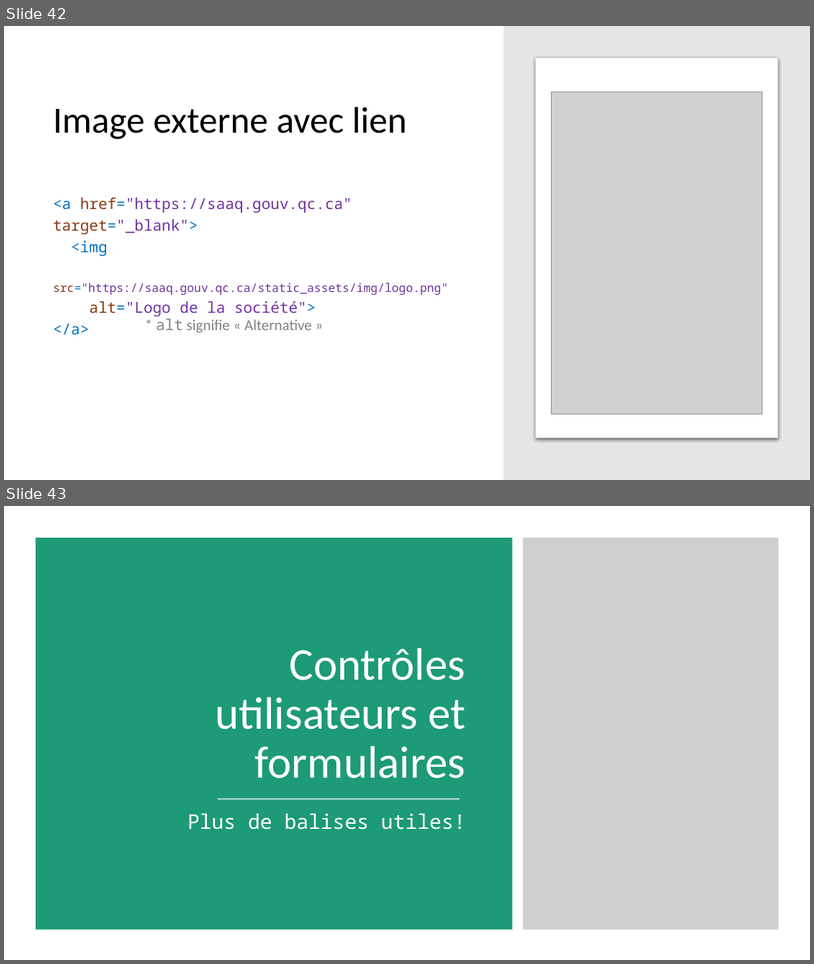
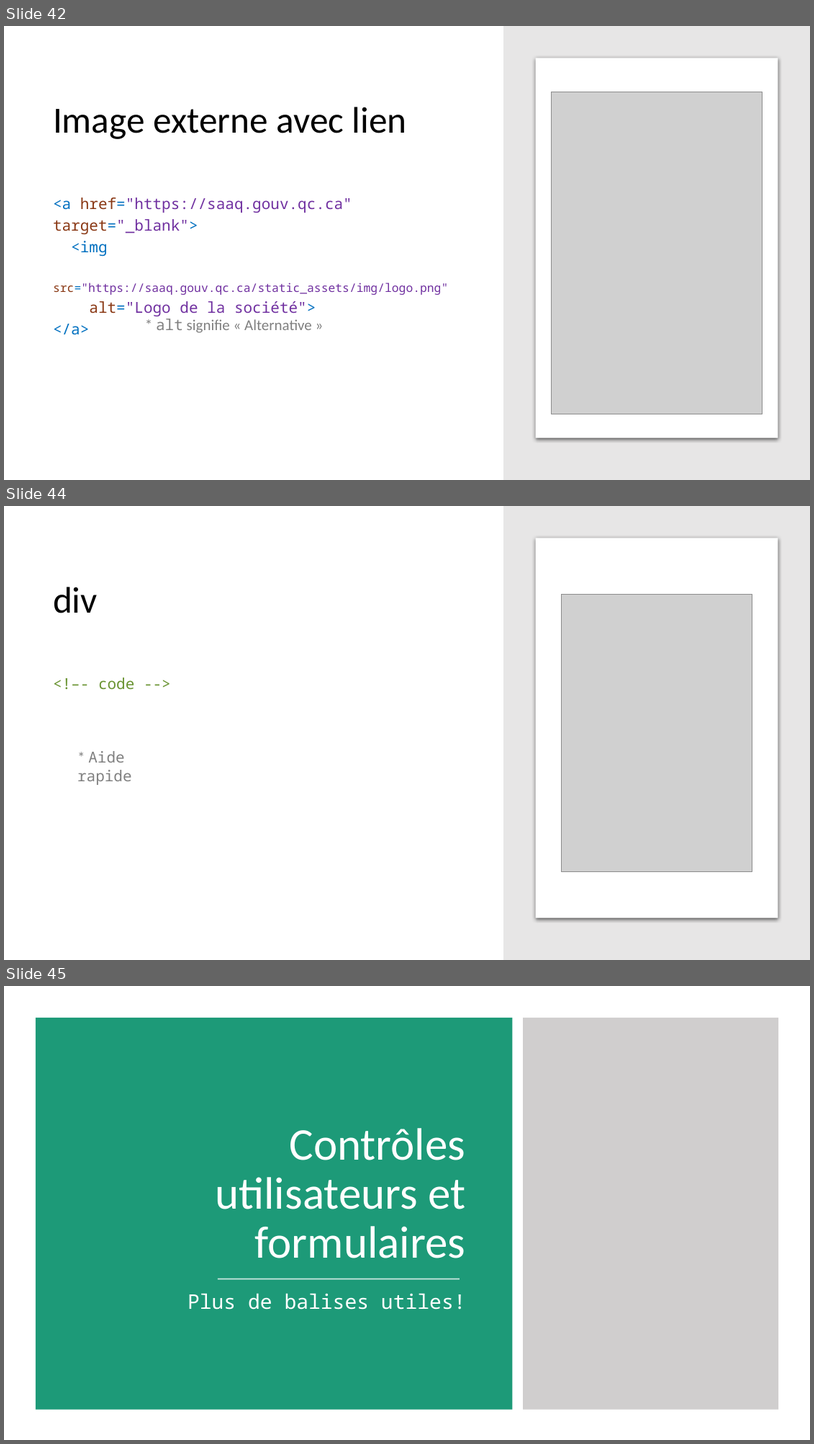
Before and after one commit to fragmatyc/SAAQ, a slide deck: HTML/1. Présentation/Cours HTML - v1.0.pptx. Shown one above the other, each under a label of ours: slides 42 and 43 before the commit, slides 42, 44 and 45 after it; the slides between them are not shown. The pictures are 814x964 and 814x1444 pixels, drawn with LibreOffice and Linux fonts; fonts in the diff are those of the drawing; grey boxes stand for pictures. Boxes give left, top, right and bottom in pixels: in the first picture for what was removed or moved away, otherwise in the second. Text is boxed around its words. In the diff, an @@ line names an element or a change of style, - is before the commit and + after.

```diff
--- a/HTML/1. Présentation/Cours HTML - v1.0.pptx
+++ b/HTML/1. Présentation/Cours HTML - v1.0.pptx
@@ slide 44 added at [4, 506, 810, 960], background #FFFFFF @@
@@ rectangle added at [504, 506, 810, 960], fill #E7E6E6 @@
@@ rounded rectangle added at [536, 538, 778, 918], fill #FFFFFF @@
@@ title added at [53, 587, 98, 613], 44 pt, text #000000 @@
+div
@@ picture added at [562, 595, 753, 871] @@
@@ text added at [98, 677, 134, 689], 18 pt, text #699331 @@
+<!–- code -->
@@ text added at [77, 751, 132, 785], 18 pt, text #808080 @@
+* Aide rapide
@@ what was slide 43 is now slide 45 @@
```
Also in this commit, not shown: 6 other slides added.
